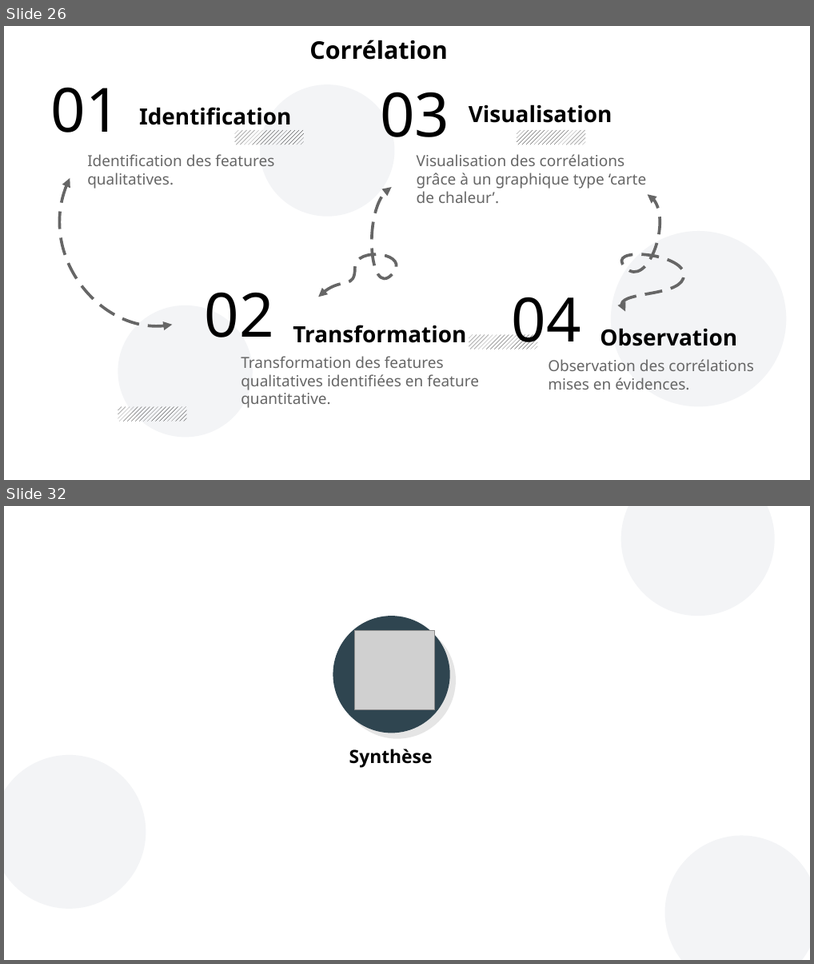
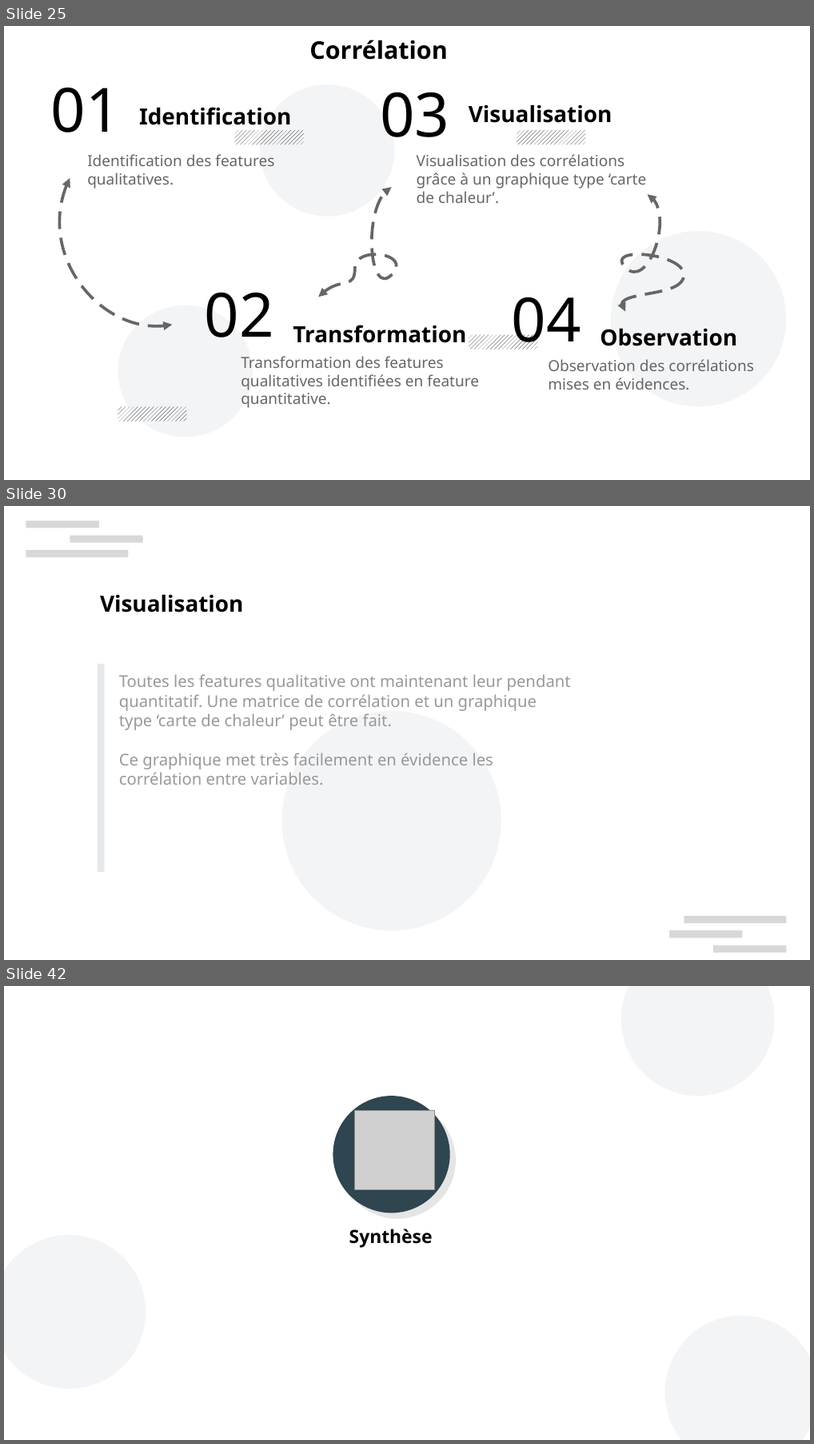
Before and after one commit to curiousmindflow/oc-ml-p2, a slide deck: report/P2_01_presentation.odp. Shown one above the other, each under a label of ours: slides 26 and 32 before the commit, slides 25, 30 and 42 after it; the slides between them are not shown. The pictures are 814x964 and 814x1444 pixels, drawn with LibreOffice and Linux fonts; fonts in the diff are those of the drawing; grey boxes stand for pictures; background and template pictures are left out. Boxes give left, top, right and bottom in pixels: in the first picture for what was removed or moved away, otherwise in the second. Text is boxed around its words. In the diff, an @@ line names an element or a change of style, - is before the commit and + after.

```diff
--- a/report/P2_01_presentation.odp
+++ b/report/P2_01_presentation.odp
@@ slide 30 added at box(4, 506, 810, 960), background #FFFFFF @@
@@ rectangle added at box(26, 520, 99, 528), fill #CCCCCC at 75% opacity @@
@@ rectangle added at box(26, 550, 128, 557), fill #CCCCCC at 75% opacity @@
@@ rectangle added at box(70, 536, 143, 543), fill #CCCCCC at 75% opacity @@
@@ text added at box(100, 594, 244, 612), 22 pt, text #000000, bold @@
+Visualisation
@@ rectangle added at box(98, 664, 105, 872), fill #CED4DA at 50% opacity @@
@@ text added at box(119, 674, 571, 784), 16 pt, text #999999 @@
+Toutes les features qualitative ont maintenant leur pendant quantitatif. Une matrice de corrélation et un graphique type ‘carte de chaleur’ peut être fait.
+Ce graphique met très facilement en évidence les corrélation entre variables.
@@ ellipse added at box(282, 711, 502, 931), fill #8D99AE at 10% opacity @@
@@ rectangle added at box(670, 931, 743, 938), fill #CCCCCC at 75% opacity @@
@@ rectangle added at box(685, 916, 787, 923), fill #CCCCCC at 75% opacity @@
@@ rectangle added at box(714, 945, 787, 952), fill #CCCCCC at 75% opacity @@
@@ what was slide 26 is now slide 25 @@
@@ what was slide 32 is now slide 42 @@
```
Also in this commit, not shown: 3 slides changed, 16 other slides added, 5 slides removed, 19 other files.
